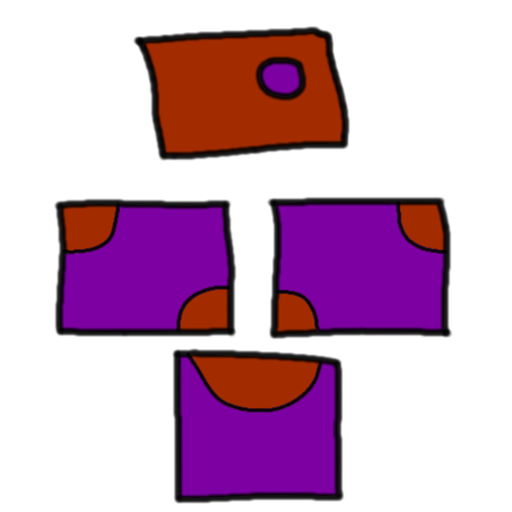
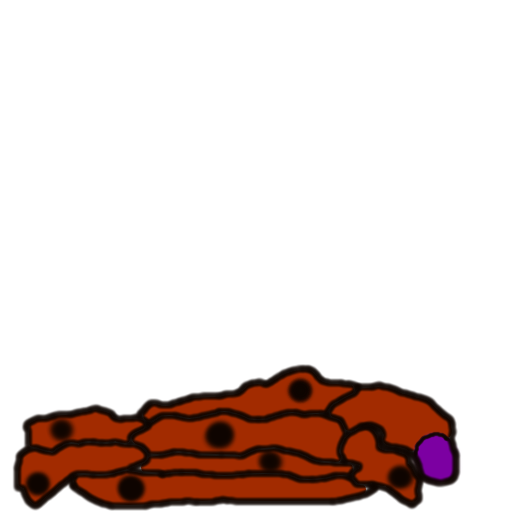
Layer changes from the first 512×512 image to the second:
added group "mort" with 3 layers above "V2" over [12, 320, 462, 511]
added layer "contour" in group "mort" over [12, 320, 462, 511]
added layer "noy" in group "mort" over [12, 320, 462, 511]
added layer "couleur" (1st of 2, in "mort") in group "mort" over [12, 320, 462, 511]
moved "Calque de dessin 2" into group "V1", painted on it over [21, 196, 460, 448]
moved "Calque de dessin 1" into group "V1", painted on it over [12, 26, 462, 511]
moved "couleur" (2nd of 2, in "V1") into group "V1", painted on it over [12, 26, 448, 511]
